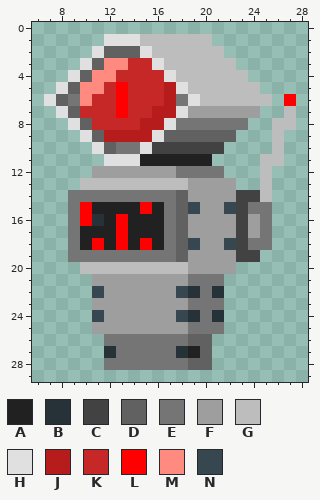
One commit to this pixel-art sprite: graphisme/Ennemies/Mobs/WatcherRobot/Idle/WatcherRobot_Idle_frame7.png. The first picture shows the starting point.
The file is 32x32 pixels. Colours within 5 levels of each other are drawn and written as one. Shown: x 6..28, y 0..29.
Palette (. is transparent): A #212121  B #263238  C #424242  D #616161  E #757575  F #9e9e9e  G #bdbdbd  H #e0e0e0  J #b71c1c  K #c62828  L #ff0000  M #ff8a80  N #37474f
Pixels before, first column x 7:
 1 .....HHHGGGGGG.......
 2 ....HDDDHGGGGGG......
 3 ...HDMMKKHGGGGGG.....
 4 ..HDMMKKKKHGGGGGG....
 5 .HDMMKLKKKJHGGGGGG...
 6 HDEMKKLKKKJEHGGGGGG.L
 7 .HDKKKLKKJJHFFFFFF..G
 8 ..HDKKKKJJHEEEEEE..GG
 9 ...HDJJJJHDDDDDD...G.
10 ....HDEEHCCCCCC....G.
11 .....HHHAAAAAA....GG.
12 ....FFFFFFFEEEE...G..
13 ...GGGGGGGGGFFFF..G..
14 ..EEEEEEEEEDFFFFCCG..
15 ..ELAAAALAEDNFFNCEE..
16 ..ELBALAAAEDFFFFCFE..
17 ..EAAALAAAEDFFFFCFE..
18 ..EALALALAEDNFFNCEE..
19 ..EEEEEEEEEDFFFFCC...
20 ...GGGGGGGGGFFFF.....
21 ....FFFFFFFFEEE......
22 ....NFFFFFFNBEB......
23 ....FFFFFFFFEEE......
24 ....NFFFFFFNBEB......
25 ....FFFFFFFFEEE......
26 .....EEEEEEEDD.......
27 .....BEEEEEBAD.......
28 .....EEEEEEEDD.......
After:
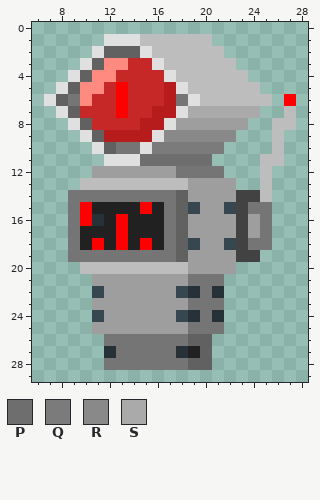
Colours new in this view: P #6e6e6e  Q #7b7b7b  R #898989  S #aaaaaa
The exact change:
{"y":7,"x":19,"old":"FFFFFF","new":"SSSSSS"}
{"y":8,"x":18,"old":"EEEEEE","new":"FFFFFF"}
{"y":9,"x":17,"old":"DDDDDD","new":"RRRRRR"}
{"y":10,"x":16,"old":"CCCCCC","new":"QQQQQQ"}
{"y":11,"x":15,"old":"AAAAAA","new":"PPPPPP"}
{"label":"changed","picture_box":[140,106,260,166]}
